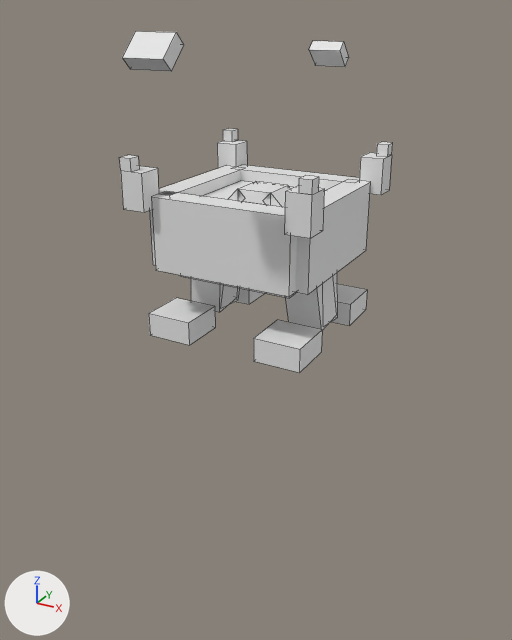
What one commit did to the OBJ model src/main/resources/assets/bloodmagic/models/block/BlockHellfireForge.obj.
Camera for both pictures: a camera (50 mm lens) standing at (1.69, -3.15, 1.58) and looking at (-0.02, -0.04, 0.02). Arrows for +X, +Y and +Z are at lower left; the lights stay in place. Mesh edges are drawn as thin lines. Materials are left out; every surface is plain grey. Where no turn or scale is listed for an object, it has been applied to the vertices. Vertices at the same position are counted once.

In view in the first picture: 'BlockHellfireForge'.
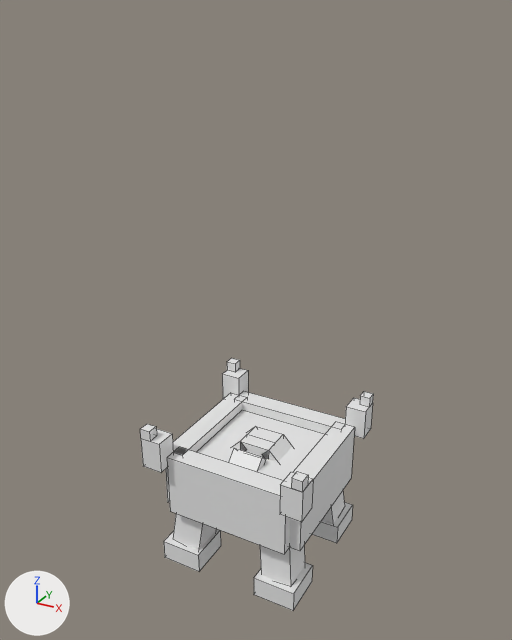
Edits to the bpy script that builds the scene:
```text
Change me_blockhellfireforge:
    where me_blockhellfireforge.from_pydata(...)  # 204 vertices, 156 faces; spans x -0.5..0.5, y -0.93..0.85, z 0.0..1.5
    used by ob_blockhellfireforge; location = (0.0, 0.0, 0.0)
    me_blockhellfireforge part 1: the loose piece of 8 vertices spanning x -0.44..-0.19, y -0.44..-0.19, z 0.0..0.13 is moved by (0.0, 0.0, -1.5)
    me_blockhellfireforge part 2: the loose piece of 8 vertices spanning x -0.4..-0.17, y -0.09..0.14, z 0.05..0.46 is moved by (0.0, -0.31, -1.47)
    me_blockhellfireforge part 3: the loose piece of 8 vertices spanning x 0.19..0.44, y 0.19..0.44, z 0.0..0.12 is moved by (0.0, 0.0, -1.5)
    me_blockhellfireforge part 4: the loose piece of 8 vertices spanning x 0.17..0.4, y -0.14..0.09, z 0.05..0.46 is moved by (0.0, 0.31, -1.47)
    me_blockhellfireforge part 5: the loose piece of 8 vertices spanning x -0.44..-0.19, y 0.19..0.44, z 0.0..0.12 is moved by (0.0, 0.0, -1.5)
    me_blockhellfireforge part 6: the loose piece of 8 vertices spanning x -0.4..-0.17, y -0.14..0.09, z 0.05..0.46 is moved by (0.0, 0.31, -1.47)
    me_blockhellfireforge part 7: the loose piece of 8 vertices spanning x 0.19..0.44, y -0.44..-0.19, z 0.0..0.13 is moved by (0.0, 0.0, -1.5)
    me_blockhellfireforge part 8: the loose piece of 8 vertices spanning x 0.17..0.4, y -0.09..0.14, z 0.05..0.46 is moved by (0.0, -0.31, -1.47)
    me_blockhellfireforge part 9: the loose piece of 8 vertices spanning x -0.31..0.31, y -0.31..0.31, z 0.31..0.69 is moved by (0.0, 0.0, -1.5)
    me_blockhellfireforge part 10: the loose piece of 8 vertices spanning x -0.09..0.09, y -0.09..0.09, z 0.69..0.75 is moved by (0.0, 0.0, -1.5)
    me_blockhellfireforge part 11: the loose piece of 8 vertices spanning x -0.18..-0.05, y -0.09..0.09, z 0.62..0.75 is moved by (0.0, 0.0, -1.5)
    me_blockhellfireforge part 12: the loose piece of 8 vertices spanning x 0.05..0.18, y -0.09..0.09, z 0.62..0.75 is moved by (0.0, 0.0, -1.5)
    me_blockhellfireforge part 13: the loose piece of 8 vertices spanning x -0.09..0.09, y -0.93..-0.8, z 1.37..1.5 is moved by (0.0, 0.67, -2.25)
    me_blockhellfireforge part 14: the loose piece of 8 vertices spanning x -0.09..0.09, y 0.71..0.85, z 1.28..1.41 is moved by (0.0, -0.76, -2.16)
    me_blockhellfireforge part 15: the loose piece of 8 vertices spanning x -0.38..0.38, y 0.31..0.44, z 0.37..0.75 is moved by (0.0, 0.0, -1.5)
    me_blockhellfireforge part 16: the loose piece of 8 vertices spanning x -0.44..-0.31, y -0.37..0.38, z 0.37..0.75 is moved by (0.0, 0.0, -1.5)
    me_blockhellfireforge part 17: the loose piece of 8 vertices spanning x 0.31..0.44, y -0.37..0.38, z 0.37..0.75 is moved by (0.0, 0.0, -1.5)
    me_blockhellfireforge part 18: the loose piece of 8 vertices spanning x -0.38..0.38, y -0.44..-0.31, z 0.38..0.75 is moved by (0.0, 0.0, -1.5)
    me_blockhellfireforge part 19: the loose piece of 15 vertices spanning x 0.38..0.5, y -0.5..-0.37, z 0.69..0.94 is moved by (0.0, 0.0, -1.5)
    me_blockhellfireforge part 20: the loose piece of 15 vertices spanning x 0.38..0.5, y 0.38..0.5, z 0.69..0.94 is moved by (0.0, 0.0, -1.5)
    me_blockhellfireforge part 21: the loose piece of 15 vertices spanning x -0.5..-0.38, y -0.5..-0.37, z 0.69..0.94 is moved by (0.0, 0.0, -1.5)
    me_blockhellfireforge part 22: the loose piece of 15 vertices spanning x -0.5..-0.38, y 0.38..0.5, z 0.69..0.94 is moved by (0.0, 0.0, -1.5)
```

Where the change shows, as pixel boxes [x1, y1, x2, y2] in the pictures (512 x 640 px; the box of a moved part takes in the faces that stretch with it):
'BlockHellfireForge', reshaped (14% narrower, 26% shorter): before [120, 31, 393, 373]; after [140, 358, 374, 611]
part 1 of me_blockhellfireforge, moved or reshaped: before [149, 298, 215, 345]; after [164, 529, 221, 572]
part 2 of me_blockhellfireforge, moved or reshaped: before [229, 286, 240, 304]; after [173, 514, 216, 550]
part 3 of me_blockhellfireforge, moved or reshaped: before [332, 284, 367, 326]; after [312, 502, 353, 543]
part 4 of me_blockhellfireforge, moved or reshaped: before [285, 277, 336, 331]; after [322, 491, 345, 523]
part 5 of me_blockhellfireforge, moved or reshaped (not visible afterwards): before [235, 288, 265, 304]
part 6 of me_blockhellfireforge, moved or reshaped (not visible afterwards): before [191, 279, 230, 312]
part 7 of me_blockhellfireforge, moved or reshaped: before [254, 320, 322, 373]; after [254, 563, 313, 611]
part 8 of me_blockhellfireforge, moved or reshaped: before [322, 273, 337, 327]; after [260, 545, 305, 586]
part 9 of me_blockhellfireforge, moved or reshaped: before [181, 181, 296, 298]; after [197, 410, 325, 481]
part 10 of me_blockhellfireforge, moved or reshaped: before [238, 181, 287, 205]; after [240, 427, 283, 458]
part 11 of me_blockhellfireforge, moved or reshaped: before [228, 189, 245, 201]; after [231, 426, 256, 451]
part 12 of me_blockhellfireforge, moved or reshaped: before [263, 185, 290, 207]; after [263, 435, 292, 462]
part 13 of me_blockhellfireforge, moved or reshaped: before [122, 31, 184, 71]; after [228, 448, 266, 472]
part 14 of me_blockhellfireforge, moved or reshaped (not visible afterwards): before [309, 41, 349, 67]
part 15 of me_blockhellfireforge, moved or reshaped: before [231, 165, 359, 191]; after [238, 391, 345, 434]
part 16 of me_blockhellfireforge, moved or reshaped: before [150, 166, 245, 265]; after [166, 393, 247, 503]
part 17 of me_blockhellfireforge, moved or reshaped: before [296, 179, 371, 295]; after [289, 422, 355, 551]
part 18 of me_blockhellfireforge, moved or reshaped: before [151, 192, 297, 297]; after [167, 447, 290, 554]
part 19 of me_blockhellfireforge, moved or reshaped: before [284, 175, 324, 238]; after [280, 472, 313, 522]
part 20 of me_blockhellfireforge, moved or reshaped: before [359, 142, 393, 195]; after [345, 391, 374, 439]
part 21 of me_blockhellfireforge, moved or reshaped: before [120, 155, 159, 212]; after [140, 424, 173, 472]
part 22 of me_blockhellfireforge, moved or reshaped: before [217, 128, 247, 168]; after [222, 358, 248, 399]
